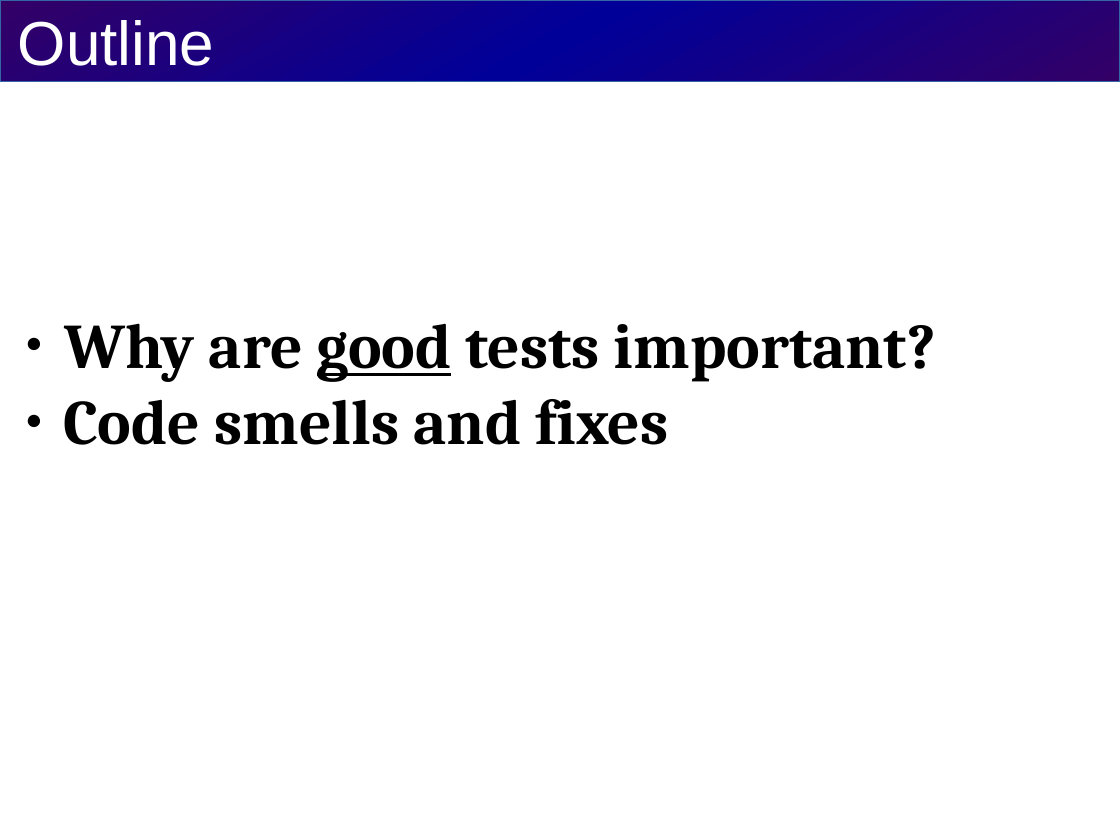
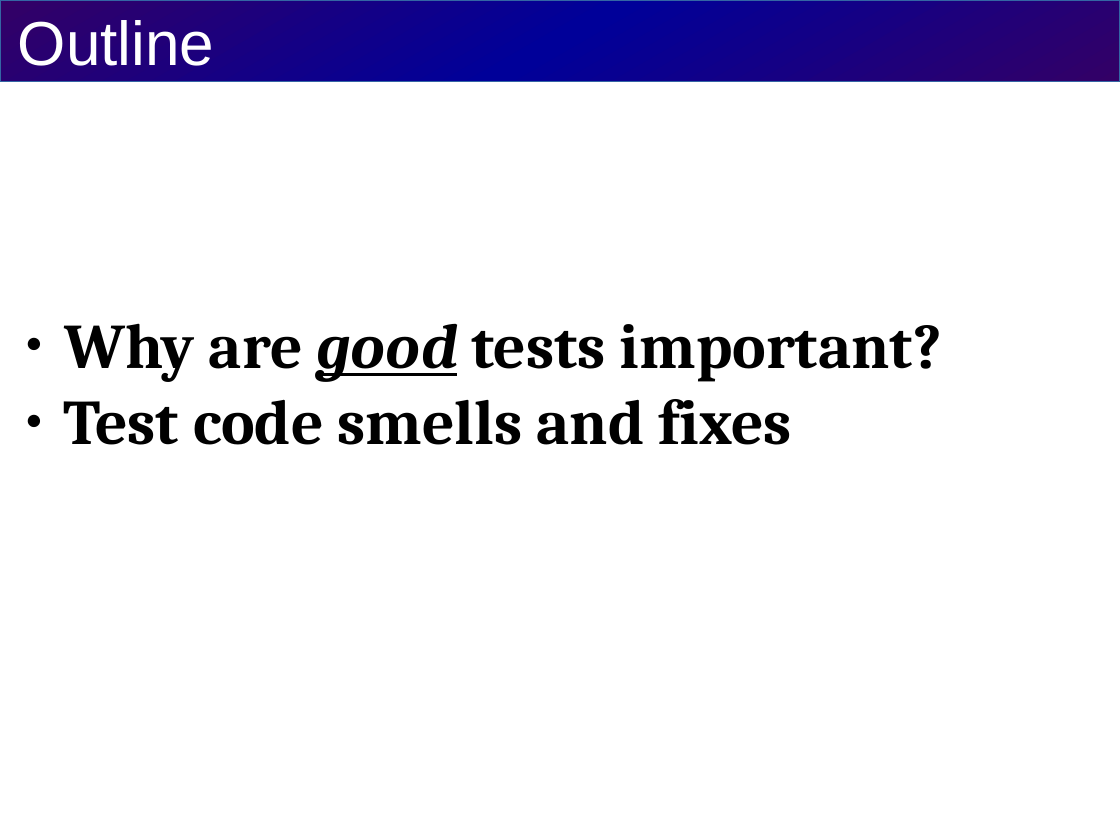
Before and after one commit to cvmocanu/clean-tests-presentation, a slide deck: slide 4 of src/presentation/clean-tests-presentation.odp. Drawn at 1120x840 pixels with LibreOffice and Linux fonts; fonts in the diff are those of the drawing. Boxes give left, top, right and bottom in pixels: in the first picture for what was removed or moved away, otherwise in the second. Text is boxed around its words. In the diff, an @@ line names an element or a change of style, - is before the commit and + after.

```diff
--- a/src/presentation/clean-tests-presentation.odp
+++ b/src/presentation/clean-tests-presentation.odp
@@ subtitle at (x1=65, y1=323, x2=942, y2=382): italic on in "good" @@
@@ subtitle at (x1=63, y1=399, x2=792, y2=445): text changed @@
-● Code smells and fixes
+● Test code smells and fixes
```
Also in this commit, not shown: 3 other slides changed, 1 slide added, 9 slides removed, 1 other file.
